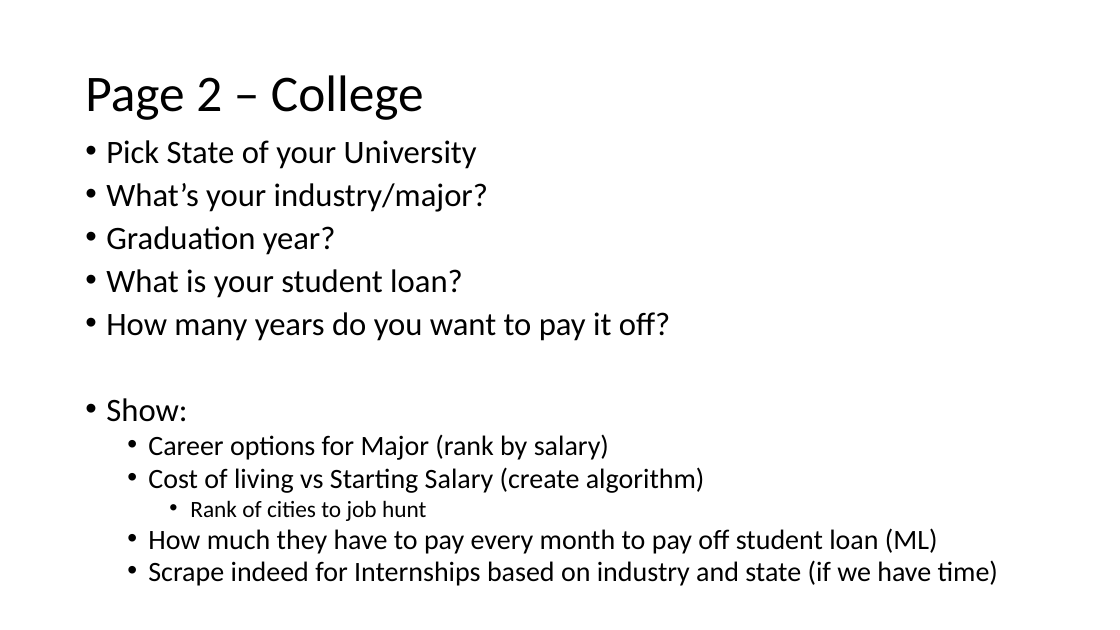
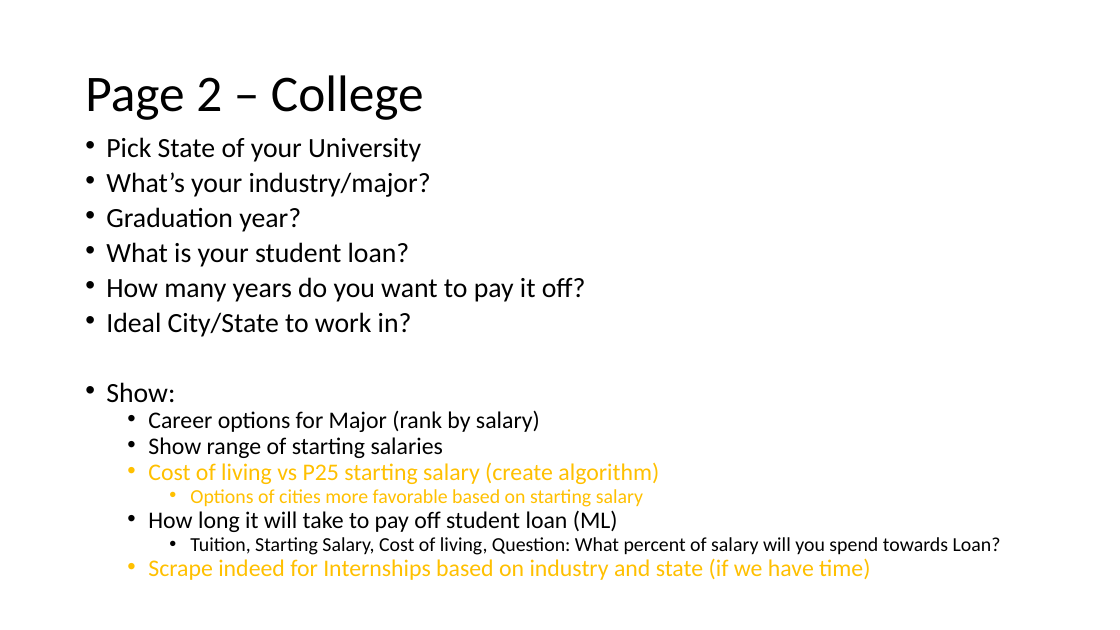
Before and after one commit to FortunED-Tellers/FortunED, a slide deck: slide 4 of model/The FortunED Tellers.pptx. Drawn at 1120x630 pixels with LibreOffice and Linux fonts; fonts in the diff are those of the drawing. Boxes give left, top, right and bottom in pixels: in the first picture for what was removed or moved away, otherwise in the second. Text is boxed around its words. In the diff, an @@ line names an element or a change of style, - is before the commit and + after.

Commit message:
major to job CSVs

```diff
--- a/model/The FortunED Tellers.pptx
+++ b/model/The FortunED Tellers.pptx
@@ text at bbox=[106, 137, 870, 580]: size 28 to 23.8 pt in "Pick State of your University", "What’s your industry/major?", "Graduation year?", "What is your student loan?" and 2 more places; size 24 to 20.4 pt in "Career options for Major (rank by salary)", "Scrape indeed for Internships based on industry ..."; text colour #000000 to #FFC000 in "Scrape indeed for Internships based on industry ..."; line spacing 0.8 to 0.7 @@
@@ text at bbox=[106, 312, 412, 337]: paragraph added @@
+• Ideal City/State to work in?
@@ text at bbox=[148, 437, 1001, 555]: text changed; size 24 to 17 pt @@
-  • Cost of living vs Starting Salary (create algorithm)
-    • Rank of cities to job hunt
-  • How much they have to pay every month to pay off student loan (ML)
+  • Show range of starting salaries
+  • Cost of living vs P25 starting salary (create algorithm)
+    • Options of cities more favorable based on starting salary
+  • How long it will take to pay off student loan (ML)
+    • Tuition, Starting Salary, Cost of living, Question: What percent of salary will you spend towards Loan?
```
Also in this commit, not shown: 1 other slide changed, 5 other files.
